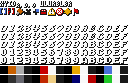
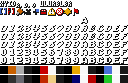
Layers edited between the first and the second w=128, h=83 image:
painted on "Pasted Layer" over (x1=81, y1=17, x2=88, y2=24)
